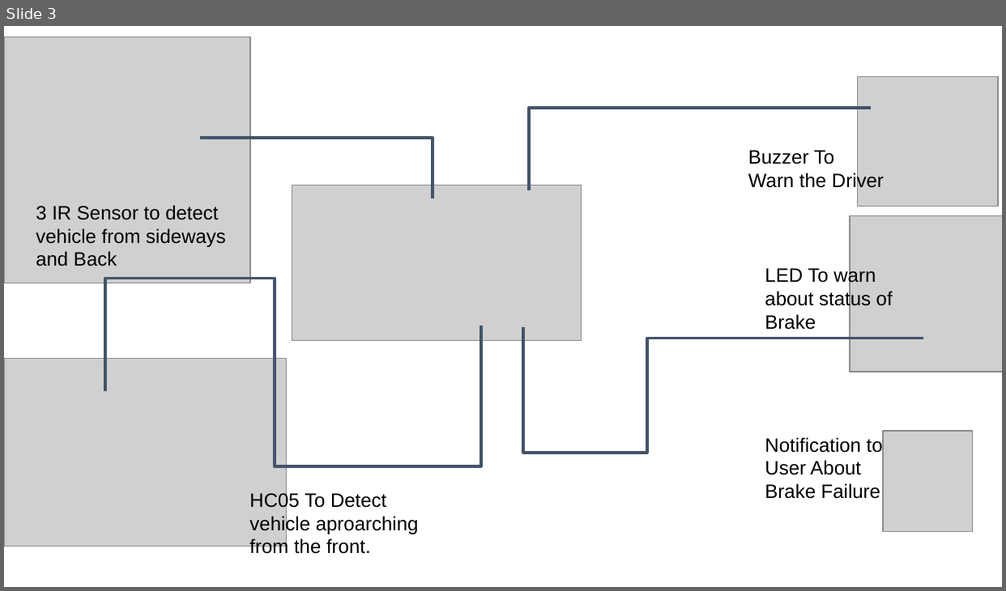
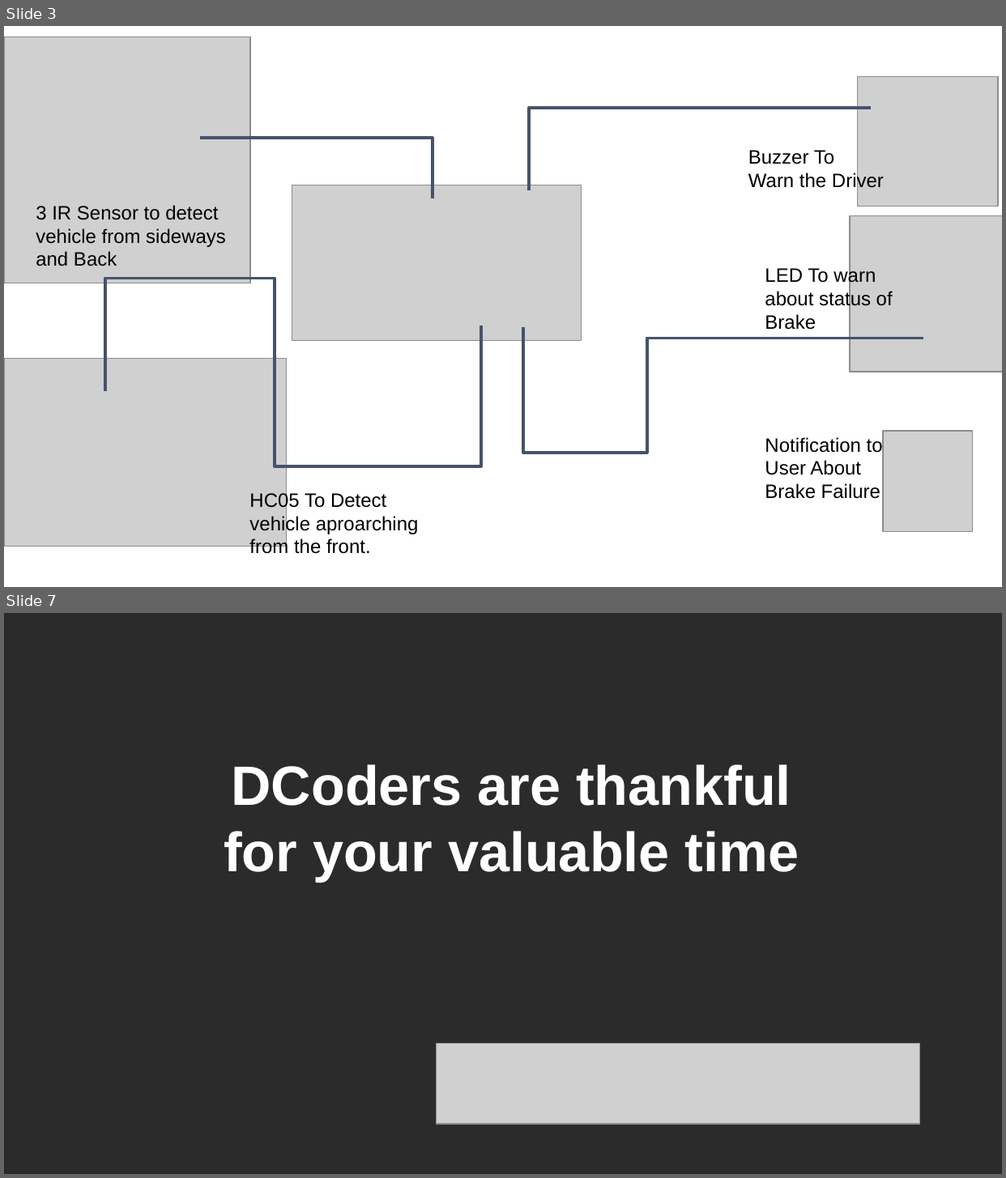
Before and after one commit to this-is-r-gaurav/SCAP, a slide deck: Dcoders.pptx. Shown one above the other, each under a label of ours: slide 3 before the commit, slides 3 and 7 after it; the slides between them are not shown. The pictures are 1006x591 and 1006x1178 pixels, drawn with LibreOffice and Linux fonts; fonts in the diff are those of the drawing; grey boxes stand for pictures; background and template pictures are left out; a plain dark background stands for a picture behind light text. Boxes give left, top, right and bottom in pixels: in the first picture for what was removed or moved away, otherwise in the second. Text is boxed around its words. In the diff, an @@ line names an element or a change of style, - is before the commit and + after.

```diff
--- a/Dcoders.pptx
+++ b/Dcoders.pptx
@@ slide 7 added at (4, 613, 1002, 1174), background picture (left out) @@
@@ text added at (224, 764, 799, 881), 40 pt, text #FFFFFF, bold @@
+DCoders are thankful for your valuable time
@@ picture added at (436, 1043, 919, 1124) @@
```
Also in this commit, not shown: 1 slide changed, 2 other slides added, 1 slide removed.
